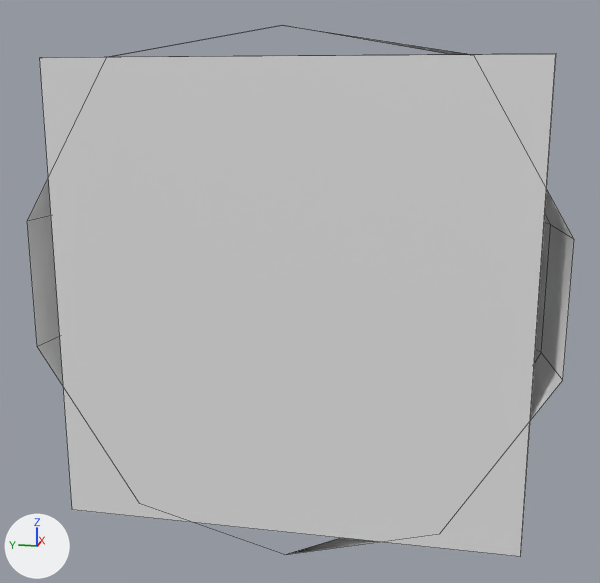
What one commit did to the FBX model Models/Festival/AppleHalf.fbx.
Before and after are seen from a camera (50 mm lens) standing at (-1.418, -0.314, 0.391) and looking at (0.237, 0.017, -0.022). The lights are fixed; the arrows at lower left show +X, +Y and +Z. The older version comes first. Mesh edges are drawn as thin lines. Where no turn or scale is listed for an object, it has been applied to the vertices. Vertices at exactly the same position are counted once.

Objects in the first picture: 'AppleHalf'.
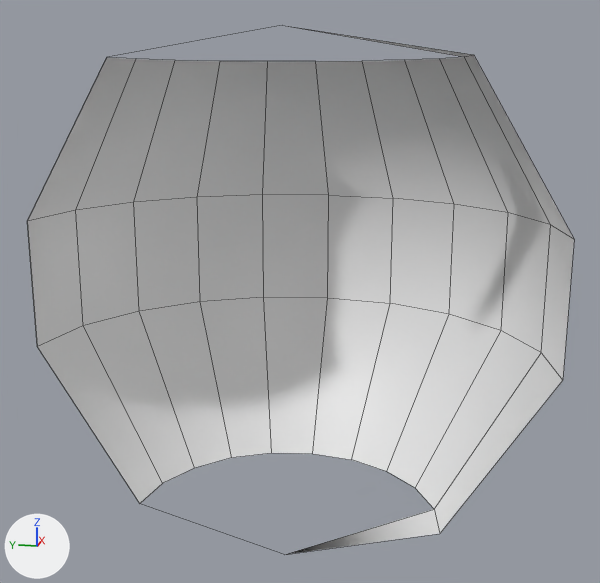
Changed parts and their boxes (x1, y1, x2, y2) in the pictures (600 x 583 px):
```json
{"object": "AppleHalf", "change": "reshaped", "before": [27, 26, 574, 556], "after": [27, 26, 574, 555]}
{"part": 1, "of": "me_applehalf", "change": "deleted", "before": [40, 54, 556, 556]}
```

Scene script edits in JSON lines:
```json
{"block": "me_applehalf", "where": "# used by ob_applehalf; location = (0.0, 0.0, 0.0)"}
{"op": "remove", "block": "me_applehalf", "code": "me_applehalf.from_pydata(...)  # 58 vertices, 43 faces; spans x 0.0..0.491, y -0.491..0.491, z -0.491..0.491"}
{"op": "add", "block": "me_applehalf", "code": "me_applehalf.from_pydata(...)  # 50 vertices, 37 faces; spans x 0.0..0.491, y -0.491..0.491, z -0.491..0.491"}
{"block": "me_applehalf", "change": "me_applehalf part 1: the loose piece of 8 vertices spanning x 0.0..0.01, y -0.442..0.442, z -0.442..0.442 is deleted"}
{"op": "remove", "block": "me_applehalf", "code": "me_applehalf.materials.append(mat_white)  # white #e7e7e7"}
```
